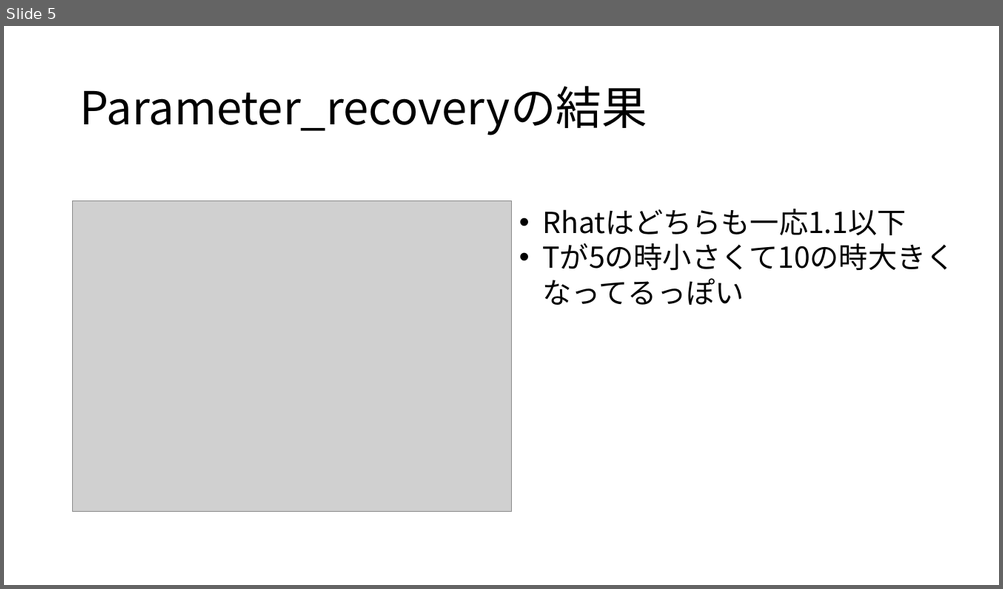
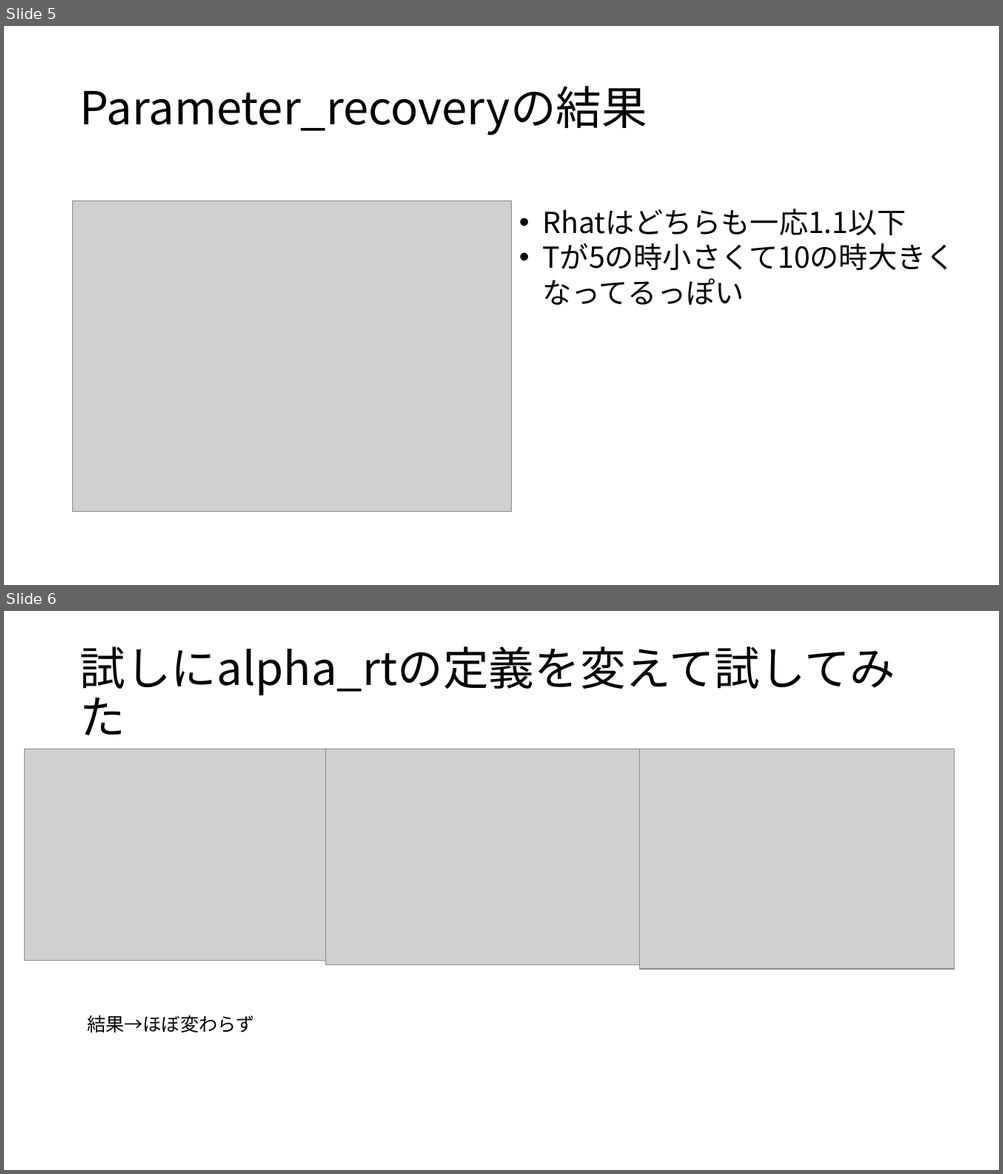
Before and after one commit to Mayu925/lab, a slide deck: ゼミ-727.pptx. Shown one above the other, each under a label of ours: slide 5 before the commit, slides 5 and 6 after it. The pictures are 1003x589 and 1003x1174 pixels, drawn with LibreOffice and Linux fonts; fonts in the diff are those of the drawing; grey boxes stand for pictures. Boxes give left, top, right and bottom in pixels: in the first picture for what was removed or moved away, otherwise in the second. Text is boxed around its words. In the diff, an @@ line names an element or a change of style, - is before the commit and + after.

```diff
--- a/ゼミ-727.pptx
+++ b/ゼミ-727.pptx
@@ slide 6 added at [4,611,999,1170], background #FFFFFF @@
@@ title added at [79,647,895,695], 44 pt, text #000000 @@
+試しにalpha_rtの定義を変えて試してみた
@@ picture added at [24,749,326,961] @@
@@ picture added at [326,749,640,965] @@
@@ picture added at [640,749,954,969] @@
@@ text added at [87,1015,254,1033], 18 pt, text #000000 @@
+結果→ほぼ変わらず
```
Also in this commit, not shown: 1 slide changed, 1 other slide added, 12 other files.
